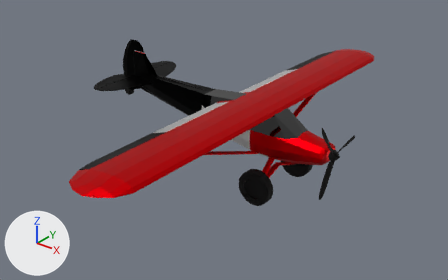
The Blender file Assets/Models/Bushplane.blend: old version first, new version second.
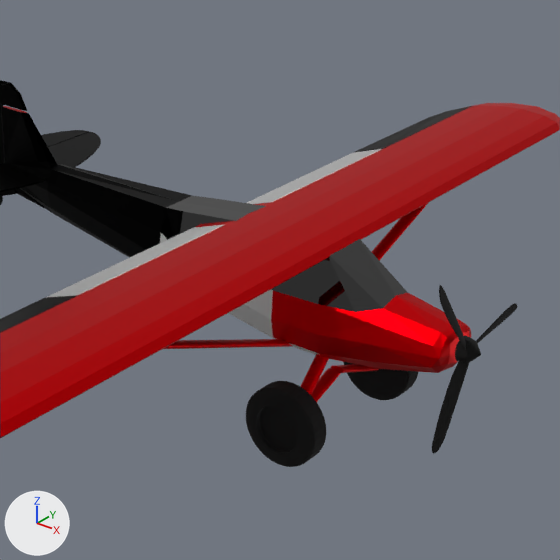
Each version is shown whole from a 50 mm lens placed at (2.15, -3.3, 1.88), pointed at (-0.46, -0.03, -0.14), then close up on the part from 30% to 83% of the width and 2% to 88% of the height. Every picture has the same lights, and +X, +Y and +Z are marked at lower left.

Script lines for the objects in view, before the commit:
```python
ob_front_wheels = bpy.data.objects.new('Front Wheels', me_cylinder_002)
ob_front_wheels.location = (0.001, 0.259, -0.283)
ob_front_wheels.rotation_euler = (1.571, 0.0, 0.0)  # degrees (90, 0, 0)
ob_front_wheels.scale = (0.127, 0.127, 0.0445)
ob_fuselage = bpy.data.objects.new('Fuselage', me_vert_002)
ob_fuselage.location = (0.0, 0.0, 0.0)
ob_lower_landing_gear = bpy.data.objects.new('Lower landing gear', me_cylinder_004)
ob_lower_landing_gear.location = (0.0, 0.128, -0.257)
ob_lower_landing_gear.rotation_euler = (1.213, 0.00469, -0.0085)  # degrees (69, 0.3, -0.5)
ob_lower_landing_gear.scale = (0.0226, 0.00997, 0.128)
ob_main_wing = bpy.data.objects.new('Main wing', me_vert)
ob_main_wing.location = (0.0, 0.0, 0.0)
ob_upper_landing_gear = bpy.data.objects.new('Upper landing gear', me_cylinder_005)
ob_upper_landing_gear.location = (0.0, 0.148, -0.206)
ob_upper_landing_gear.rotation_euler = (0.793, 0.0, 0.0)  # degrees (45, 0, 0)
ob_upper_landing_gear.scale = (0.0226, 0.00997, 0.117)
ob_wing_struts = bpy.data.objects.new('Wing struts', me_cylinder_006)
ob_wing_struts.location = (-0.125, 0.521, 0.046)
ob_wing_struts.rotation_euler = (1.942, 0.00916, -0.00321)  # degrees (111, 0.5, -0.2)
ob_wing_struts.scale = (0.0226, 0.00997, 0.491)
# me_vert
# before: 0 (0.02, 0.0, 0.2) at pixel (345, 247), 1 (-0.05, 0.0, 0.24) at pixel (327, 230), 2 (-0.14, 0.0, 0.25) at pixel (301, 219), 3 (-0.23, 0.0, 0.24) at pixel (279, 215), 4 (-0.34, 0.0, 0.22) at pixel (249, 213)
# before: 5 (-0.46, 0.0, 0.18), 6 (-0.03, 0.0, 0.18), 7 (0.0, 0.0, 0.19), 8 (0.0, 0.0, 0.23) at pixel (341, 239)
# also in view: 'Rear feather' at (-1.29, 0.0, 0.15); 'Ailerons' at (-0.22, 0.0, 0.2); 'Rudder' at (-1.42, 0.0, 0.25); 'Flaps' at (-0.22, 0.0, 0.2); 'Prop blades' at (0.44, 0.07, -0.01)
```
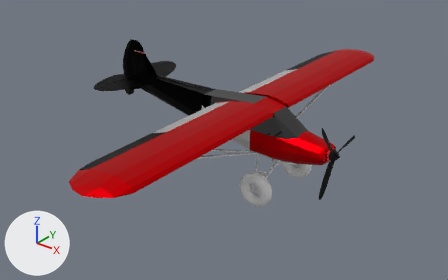
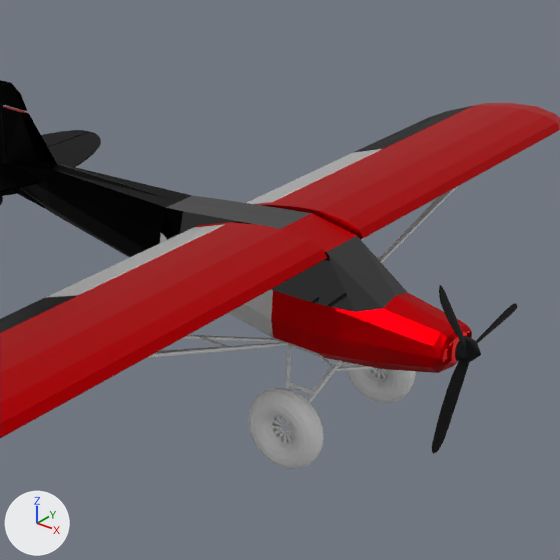
Commit message: Bushplane model update

Boxes (x1, y1, x2, y2) around the edits, measured in the close-ups (560 x 560 px):
'Front Wheels', reshaped, moved, rescaled
    before: (246, 362, 418, 467)
    after: (248, 363, 416, 469)
'Wing strut', added
    after: (147, 187, 457, 358)
'Wing struts', deleted
    before: (164, 203, 428, 349)
'Lower landing gear', deleted
    before: (311, 364, 378, 402)
'Upper landing gear', deleted
    before: (300, 354, 329, 395)
'Landing gear', added
    after: (284, 345, 342, 427)
'Suspension', added
    after: (284, 355, 377, 428)
part 1 of me_vert, built on
    both: (147, 185, 459, 357)
part 2 of me_cylinder_002, deleted (black)
    before: (246, 362, 418, 467)
part 3 of me_cylinder_002, added
    after: (248, 363, 416, 469)

What changed in the scene script:
```text
Change me_vert:
    where me_vert.from_pydata(...)  # 32 vertices, 35 faces; spans x -0.46..0.02, y 0.0..1.58, z 0.18..0.25
    verts and faces of me_vert; kept vertices keep their numbers, new ones are numbered from 32
    me_vert part 1
    add for i in [*range(0, 9)]: verts[i] += (0.0, 0.09, 0.0)
    add faces += [(0, 8, 1, 2, 3, 4, 5, 6, 7)]
Change me_cylinder_002:
    used by ob_front_wheels; location = (0.001, 0.259, -0.283); rotation_euler = (1.571, 0.0, 0.0), in degrees (90, 0, 0); scale = (0.127, 0.127, 0.0445)
    remove me_cylinder_002.from_pydata(...)  # 753 vertices, 723 faces; spans x -1.0..1.0, y -1.0..1.0, z -1.0..1.0
    remove me_cylinder_002.materials.append(mat_material_006)  # black #000000
    add me_cylinder_002.from_pydata(...)  # 408 vertices, 370 faces, 34 loose edges; spans x -0.15..0.15, y -0.15..0.15, z -0.05..0.05
    me_cylinder_002 part 2: 753 vertices removed from x -1.0..1.0, y -1.0..1.0, z -1.0..1.0
    me_cylinder_002 part 3: 408 vertices added at x -0.15..0.15, y -0.15..0.15, z -0.05..0.05
Add me_plane_002:
    me_plane_002.from_pydata([(0.014, 0.25, -0.248), (0.146, 0.0, -0.078), (-0.014, 0.25, -0.248), (0.132, 0.0, -0.078), (-0.014, 0.25, -0.248), (-0.194, 0.0, -0.096), (-0.18, 0.0, -0.096), (-0.028, 0.0, -0.158), (-0.014, 0.0, -0.148), (0.0, 0.0, -0.158), (-0.014, -0.25, -0.248), (0.014, -0.25, -0.248)], [], [(1, 9, 8, 3), (6, 8, 7, 5), (0, 2, 7, 9), (9, 7, 10, 11), (9, 7, 8)])
Add me_plane_001:
    me_plane_001.from_pydata([(0.014, 0.25, -0.248), (0.094, 0.066, -0.078), (0.0, 0.25, -0.248), (0.079, 0.065, -0.078), (0.0, 0.25, -0.248), (-0.014, 0.25, -0.248), (-0.194, 0.06, -0.078), (-0.18, 0.057, -0.078), (0.042, 0.16, -0.168), (0.044, 0.15, -0.158), (-0.083, 0.16, -0.168), (-0.089, 0.15, -0.158)], [], [(1, 3, 9, 8, 2, 0), (7, 6, 5, 4, 10, 11), (9, 11, 10, 8)])
Add me_plane:
    me_plane.from_pydata([(-0.063, 0.951, 0.201), (-0.174, 0.073, -0.133), (-0.104, 0.95, 0.2), (-0.188, 0.072, -0.133), (-0.397, 0.95, 0.2), (-0.42, 0.946, 0.198), (-0.244, 0.074, -0.132), (-0.225, 0.072, -0.133), (-0.156, 0.407, -0.006), (-0.16, 0.39, -0.012), (-0.29, 0.407, -0.006), (-0.282, 0.39, -0.012)], [], [(1, 3, 9, 8, 2, 0), (7, 6, 5, 4, 10, 11), (9, 11, 10, 8)])
Change ob_front_wheels:
    ob_front_wheels.location: (0.001, 0.259, -0.283) -> (0.0, 0.257, -0.3)
    ob_front_wheels.scale: (0.127, 0.127, 0.0445) -> (0.854, 0.854, 0.854)
Remove ob_lower_landing_gear:
    ob_lower_landing_gear = bpy.data.objects.new('Lower landing gear', me_cylinder_004)
Remove ob_upper_landing_gear:
    ob_upper_landing_gear = bpy.data.objects.new('Upper landing gear', me_cylinder_005)
Remove ob_wing_struts:
    ob_wing_struts = bpy.data.objects.new('Wing struts', me_cylinder_006)
Add ob_suspension:
    ob_suspension = bpy.data.objects.new('Suspension', me_plane_002)  # modifiers SOLIDIFY, BEVEL
    ob_suspension.location = (0.0, 0.0, -0.052)
    ob_suspension.scale = (0.721, 1.0, 1.0)
Add ob_landing_gear:
    ob_landing_gear = bpy.data.objects.new('Landing gear', me_plane_001)  # modifiers MIRROR, SOLIDIFY, BEVEL
    ob_landing_gear.location = (0.0, 0.0, -0.052)
    ob_landing_gear.scale = (0.721, 1.0, 1.0)
Add ob_wing_strut:
    ob_wing_strut = bpy.data.objects.new('Wing strut', me_plane)  # modifiers MIRROR, SOLIDIFY, BEVEL
    ob_wing_strut.location = (0.0, 0.0, 0.0)
    ob_wing_strut.scale = (0.721, 1.0, 1.0)
```
